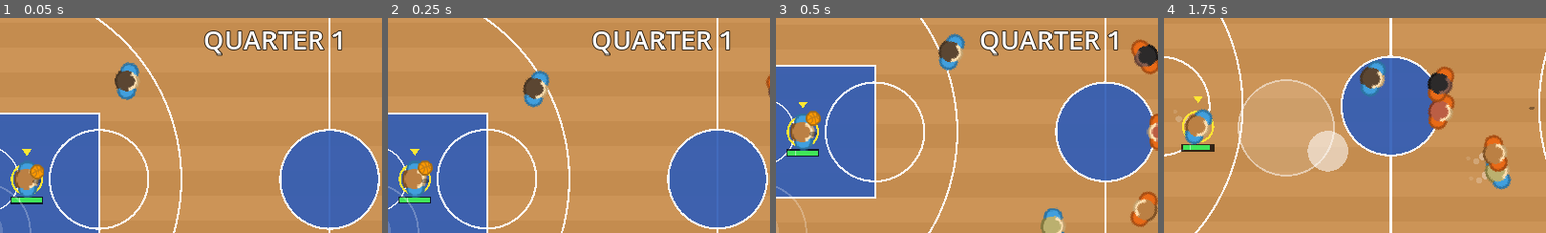
Above: before the commit, frames 1-4 (left to right).
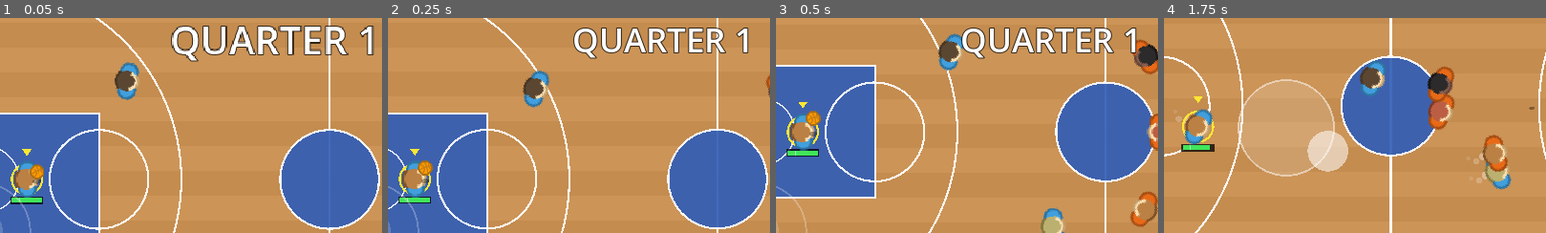
Above: after the commit, the same moments.

Repository: Kirmalo/road-trip-hoops
Game: Godot game, scene res://main.tscn
The game is run twice, just before and just after one commit, with the same random seed, the same clock (stepped at 60 frames per second) and the same inputs.
Inputs (mouse positions are % of the whole screen's width and height, from its top left):
- Up to frame 1 (0.05 s): no input
- Up to frame 2 (0.25 s): no input
- Up to frame 3 (0.5 s): no input
- Up to frame 4 (1.75 s): tap Enter at 0.5 s; move the mouse to (72, 45) at 0.52 s; hold D 0.53-1.25 s; tap J at 0.6 s; click (72, 45) at 0.67 s; tap Space at 0.77 s; drag from (30, 55) to (45, 70) at 1.27 s
The pictures show only the part of the screen within x 14-64%, y 30-80%; the shares and areas given below are measured in that part.

The runs differ from the first frame. In frame 1, 4.8% of the frame differs, in the area x 44-98%, y 3-21%; in frame 2, 3.8%; in frame 3, 3.8%; in frame 4, nothing differs.

Commit message:
P1-06: game-event feedback in main
Score popup (+2/+3, team color) at the hoop and crowd sound on a make,
shorter team-colored score message, shake and block sound on blocks,
whistle on shot clock violations, every period end and game over.
Center message is bigger (56) with a quick ease-out scale-in.

Co-Authored-By: Claude Opus 5.5 <noreply@anthropic.com>
Claude-Session: https://claude.ai/code/session_01K8WPuYbTD1xrCASynmgFd3

Diff:
--- a/scripts/main.gd
+++ b/scripts/main.gd
@@ -23,6 +23,17 @@
 const SHOT_CLOCK_LENGTH := 24.0
 const HUMAN_TEAM := 0
 const TEAM_NAMES := ["BLUE", "RED"]
+const TEAM_COLORS := [Color(0.45, 0.7, 1.0), Color(1.0, 0.42, 0.38)]   # popups and score messages
+
+# game-event feedback (P1-06)
+const SCORE_POPUP_SIZE := 64         # font size of the "+2"/"+3" popup at the hoop
+const SCORE_POPUP_RISE := 3.0 * FT   # popup starts this far above the rim
+const SCORE_MSG_TIME := 0.8          # the center "BLUE SCORES" message is short, the popup carries it
+const BLOCK_SHAKE := 6.0             # screen shake on a block: strength in pixels
+const BLOCK_SHAKE_TIME := 0.25       # and how long it lasts
+const MSG_FONT_SIZE := 56            # center message font size
+const MSG_POP_TIME := 0.15           # center message scale-in time in seconds
+const MSG_POP_SCALE := 1.35          # center message start scale
 
 var hoops := [Vector2(5.25 * FT, COURT_H / 2), Vector2(COURT_W - 5.25 * FT, COURT_H / 2)]
 
@@ -59,6 +70,7 @@
 var shot_label: Label
 var msg_label: Label
 var msg_timer := 0.0
+var msg_age := 0.0
 
 # ---------------- setup ----------------
 
@@ -137,7 +149,7 @@
 	shot_label.offset_left = -260
 	shot_label.offset_right = -20
 	shot_label.horizontal_alignment = HORIZONTAL_ALIGNMENT_RIGHT
-	msg_label = _make_label(root, 44, Control.PRESET_CENTER, 0)
+	msg_label = _make_label(root, MSG_FONT_SIZE, Control.PRESET_CENTER, 0)
 	msg_label.offset_left = -500
 	msg_label.offset_right = 500
 	msg_label.offset_top = -160
@@ -281,10 +293,16 @@
 	ball.make_loose(ball.position, away * rng.randf_range(200.0, 300.0), ball.z, 80.0)
 	show_message("BLOCKED!")
 	stat("blocks")
+	fx.shake(BLOCK_SHAKE, BLOCK_SHAKE_TIME)
+	audio.play("block")
 
 func on_shot_made(shooter, pts: int) -> void:
 	score[shooter.team] += pts
-	show_message("%s %s!" % [TEAM_NAMES[shooter.team], "THREE" if pts == 3 else "SCORES"], 1.2)
+	show_message("%s %s!" % [TEAM_NAMES[shooter.team], "THREE" if pts == 3 else "SCORES"], SCORE_MSG_TIME,
+			TEAM_COLORS[shooter.team])
+	var hoop := attack_hoop(shooter.team)
+	fx.popup("+%d" % pts, hoop + Vector2(0, -SCORE_POPUP_RISE), TEAM_COLORS[shooter.team], SCORE_POPUP_SIZE)
+	audio.play("crowd")
 	possession = 1 - shooter.team
 	_dead_ball(1 - shooter.team, 1.0)
 
@@ -448,6 +466,7 @@
 			if shot_clock <= 0.0:
 				show_message("SHOT CLOCK!")
 				stat("shotclock")
+				audio.play("whistle")
 				var p = ball.holder if ball.holder != null else ball.passer
 				var next_team: int = 1 - (p.team if p != null else possession)
 				_dead_ball(next_team, 1.0)
@@ -504,12 +523,14 @@
 
 func _end_period() -> void:
 	game_clock = 0.0
+	audio.play("whistle")
 	if autoplay:
 		print("End of period %d: BLUE %d - RED %d" % [quarter, score[0], score[1]])
 	if quarter >= 4 and score[0] != score[1]:
 		game_over = true
 		ball.make_dead()
 		var winner := "BLUE" if score[0] > score[1] else "RED"
+		audio.play("whistle", 3.0, 0.0)   # second, louder whistle: game over
 		show_message("FINAL  %d - %d\n%s WINS!  Tap to play again" % [score[0], score[1], winner], 9999.0)
 		if autoplay or OS.get_cmdline_user_args().has("--humantest"):
 			print("FINAL BLUE %d - RED %d" % [score[0], score[1]])
@@ -524,16 +545,25 @@
 
 # ---------------- HUD ----------------
 
-func show_message(text: String, time := 1.2) -> void:
+func show_message(text: String, time := 1.2, color := Color.WHITE) -> void:
 	msg_label.text = text
+	msg_label.modulate = color
 	msg_label.modulate.a = 1.0
 	msg_timer = time
+	msg_age = 0.0
+	msg_label.pivot_offset = msg_label.size / 2.0
+	msg_label.scale = Vector2(MSG_POP_SCALE, MSG_POP_SCALE)
 
 func _update_message(delta: float) -> void:
 	if msg_timer > 0.0:
 		msg_timer -= delta
+		msg_age += delta
+		var k: float = minf(msg_age / MSG_POP_TIME, 1.0)
+		var sc: float = lerpf(MSG_POP_SCALE, 1.0, 1.0 - (1.0 - k) * (1.0 - k))   # ease out
+		msg_label.pivot_offset = msg_label.size / 2.0
+		msg_label.scale = Vector2(sc, sc)
 		if msg_timer < 0.4:
-			msg_label.modulate.a = max(0.0, msg_timer / 0.4)
+			msg_label.modulate.a = maxf(0.0, msg_timer / 0.4)
 
 func _update_hud() -> void:
 	score_label.text = "BLUE  %d   -   %d  RED" % [score[0], score[1]]
